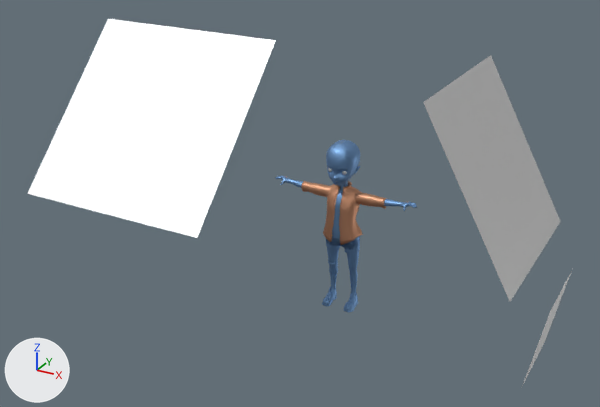
Renders of the glTF model untitled.gltf from each side of a commit.
The view is the same before and after, from a 50 mm lens placed at (3.34, -6.89, 4.56), pointed at (-0.02, -0.77, 1.5). The axes (+X, +Y, +Z) are drawn at lower left. The lights are the same throughout. Where no turn or scale is listed for an object, it has been applied to the vertices.

The scene before the commit, as lines of its bpy script (objects in view):
```python
me_mesh_006 = bpy.data.meshes.new('Mesh.006')
me_mesh_006.from_pydata(...)  # 27540 vertices, 55008 faces; spans x -0.79..0.79, y -0.11..0.26, z 0.01..1.85
# faces by material slot: [53888, 640, 480]
me_mesh_006.materials.append(mat_material_001)
me_mesh_006.materials.append(mat_material_012)
me_mesh_006.materials.append(mat_lip)
me_plane_003 = bpy.data.meshes.new('Plane.003')
me_plane_003.from_pydata([(-0.43, -0.89, 0.78), (0.43, -0.89, -0.78), (-0.43, 0.89, 0.78), (0.43, 0.89, -0.78)], [], [(0, 1, 3), (0, 3, 2)])
me_plane_003.materials.append(mat_material_015)  # white #e7e7e7
me_plane_004 = bpy.data.meshes.new('Plane.004')
me_plane_004.from_pydata([(0.079, -0.437, 0.43), (-0.079, -0.437, -0.43), (0.079, 0.437, 0.43), (-0.079, 0.437, -0.43)], [], [(0, 1, 3), (0, 3, 2)])
me_plane_004.materials.append(mat_material_015)  # white #e7e7e7
me_plane_005 = bpy.data.meshes.new('Plane.005')
me_plane_005.from_pydata([(-0.89, 0.61, 0.65), (-0.89, -0.62, -0.64), (0.89, 0.62, 0.64), (0.89, -0.61, -0.65)], [], [(0, 1, 3), (0, 3, 2)])
me_plane_005.materials.append(mat_material_015)  # white #e7e7e7
ob_anime_boy_hair = bpy.data.objects.new('anime boy hair', me_mesh_006)
ob_anime_boy_hair.location = (0.0, 0.0, 0.0)
ob_plane = bpy.data.objects.new('Plane', me_plane_003)
ob_plane.location = (1.576, 0.0, 1.879)
ob_plane_001 = bpy.data.objects.new('Plane.001', me_plane_004)
ob_plane_001.location = (2.17, 0.0, 0.418)
ob_plane_002 = bpy.data.objects.new('Plane.002', me_plane_005)
ob_plane_002.location = (-1.026, -1.593, 2.388)
# also in view: 'jacket' at (0.0, 0.1, 1.09)
```
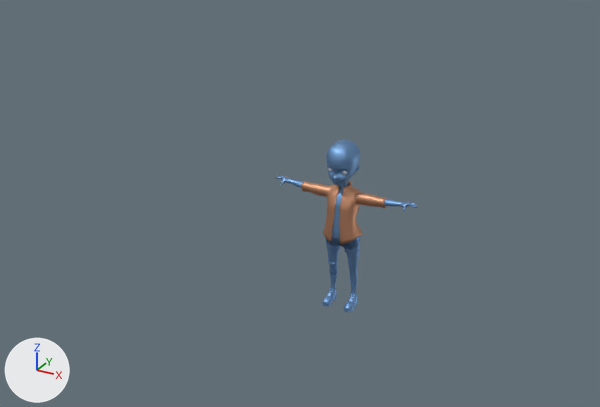
What differs and where, as boxes (x1, y1, x2, y2) in the pictures (600 x 407 px):
'Plane.002', deleted: before (27, 19, 276, 238)
'Plane', deleted: before (423, 55, 560, 301)
'Plane.001', deleted: before (522, 271, 572, 386)

The change, as a list of edits to the scene's bpy script:
```text
Remove ob_plane_002:
    ob_plane_002 = bpy.data.objects.new('Plane.002', me_plane_005)
    ob_plane_002.location = (-1.026, -1.593, 2.388)
Remove ob_plane_001:
    ob_plane_001 = bpy.data.objects.new('Plane.001', me_plane_004)
    ob_plane_001.location = (2.17, 0.0, 0.418)
Remove ob_plane:
    ob_plane = bpy.data.objects.new('Plane', me_plane_003)
    ob_plane.location = (1.576, 0.0, 1.879)
```
